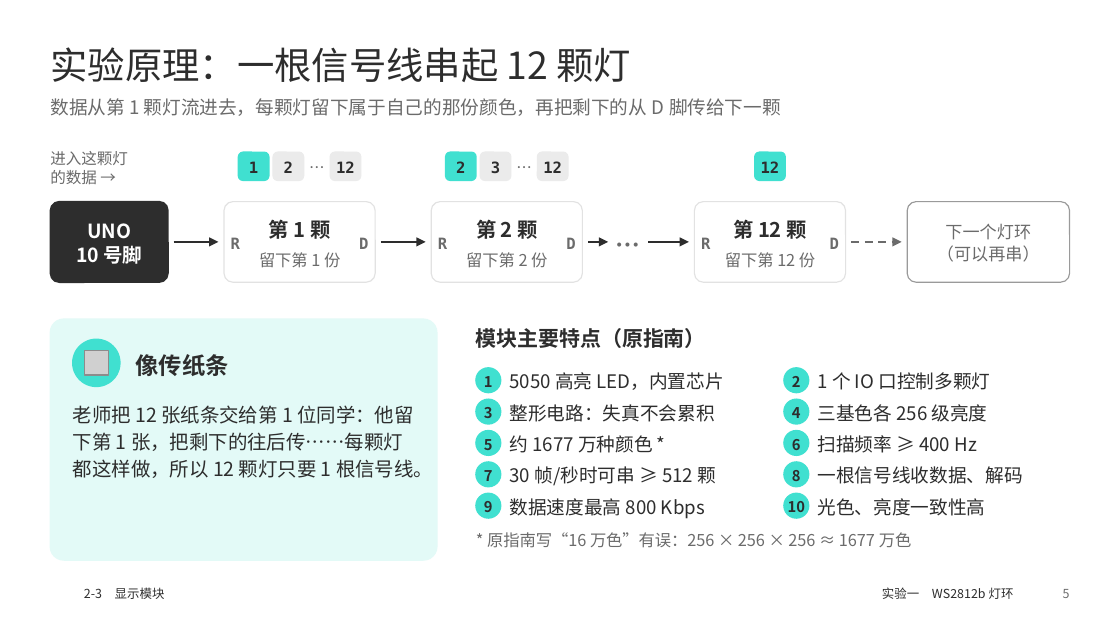
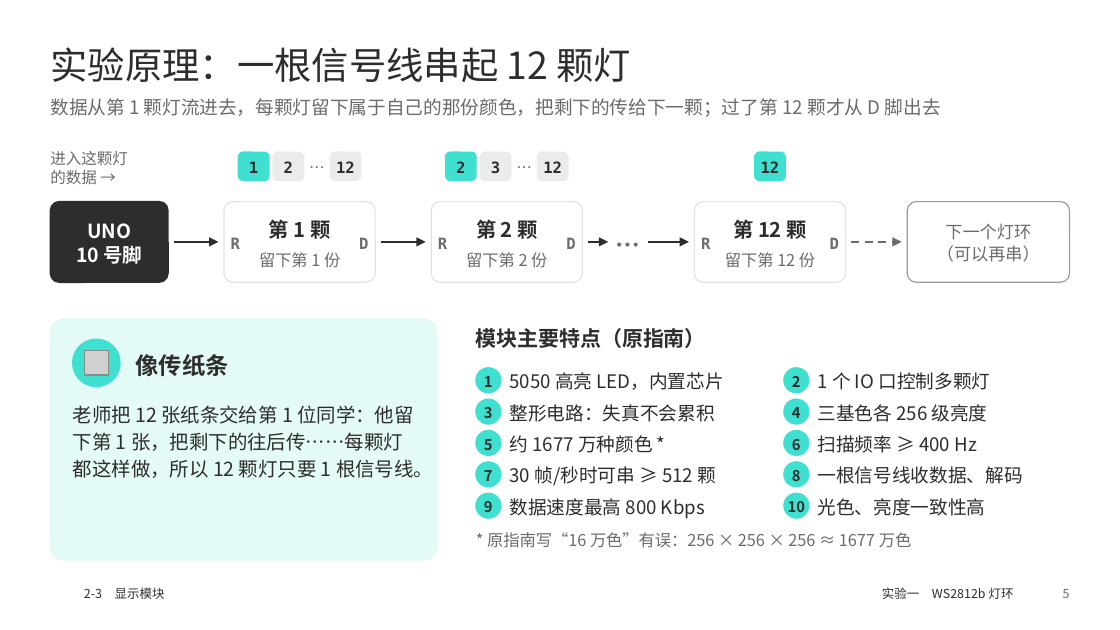
Before and after one commit to memoryzm214/Ericzm214, a slide deck: slide 5 of arduino-ppt/output/2-3_WS2812灯环_LCD1602.pptx. Drawn at 1120x630 pixels with LibreOffice and Linux fonts; fonts in the diff are those of the drawing; grey boxes stand for pictures; background and template pictures are left out. Boxes give left, top, right and bottom in pixels: in the first picture for what was removed or moved away, otherwise in the second. Text is boxed around its words. In the diff, an @@ line names an element or a change of style, - is before the commit and + after.

```diff
--- a/arduino-ppt/output/2-3_WS2812灯环_LCD1602.pptx
+++ b/arduino-ppt/output/2-3_WS2812灯环_LCD1602.pptx
@@ text at (50,98,941,117): text changed @@
-数据从第 1 颗灯流进去，每颗灯留下属于自己的那份颜色，再把剩下的从 D 脚传给下一颗
+数据从第 1 颗灯流进去，每颗灯留下属于自己的那份颜色，把剩下的传给下一颗；过了第 12 颗才从 D 脚出去
```
Also in this commit, not shown: 1 other slide changed, 14 other files.
